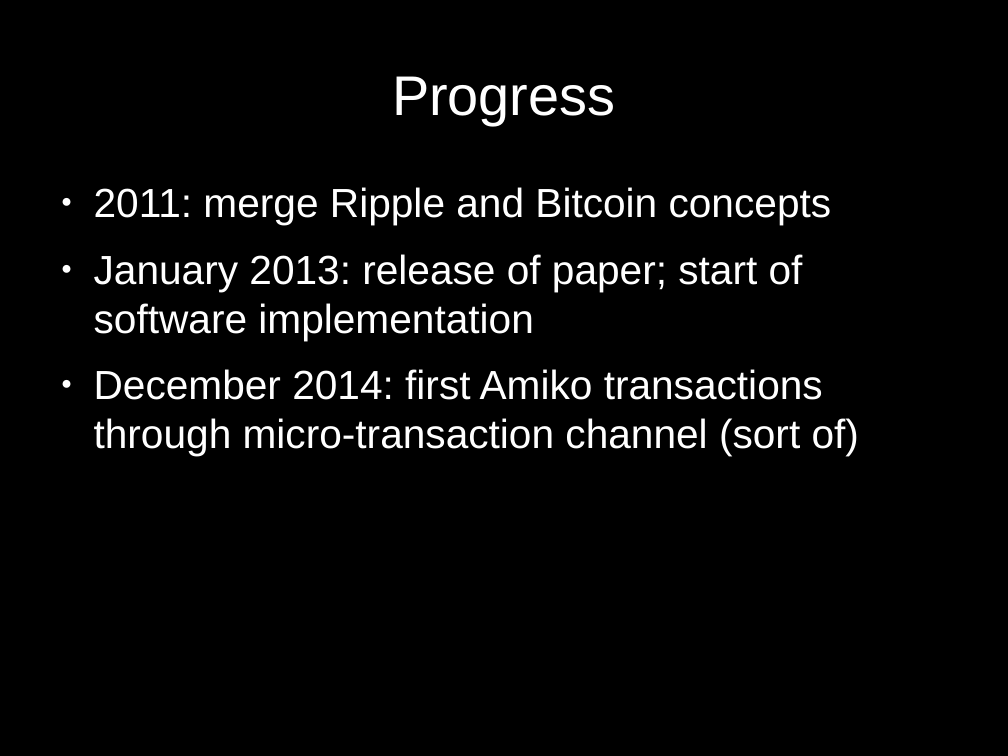
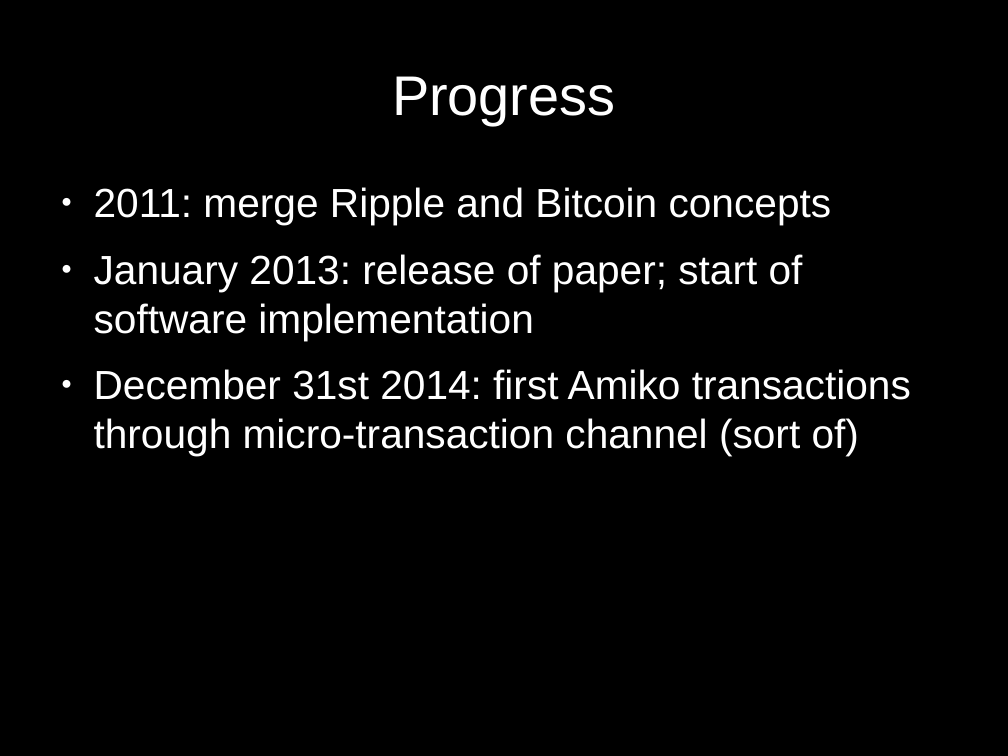
Before and after one commit to cornwarecjp/amiko-pay, a slide deck: slide 32 of doc/presentation.odp (slide 31 before the commit). Drawn at 1008x756 pixels with LibreOffice and Linux fonts; fonts in the diff are those of the drawing. Boxes give left, top, right and bottom in pixels: in the first picture for what was removed or moved away, otherwise in the second. Text is boxed around its words. In the diff, an @@ line names an element or a change of style, - is before the commit and + after.

Commit message:
Small updates to the presentation

```diff
--- a/doc/presentation.odp
+++ b/doc/presentation.odp
@@ text at box(94, 369, 911, 456): text changed @@
-● December 2014: first Amiko transactions through micro-transaction channel (sort of)
+● December 31st 2014: first Amiko transactions through micro-transaction channel (sort of)
```
Also in this commit, not shown: 10 other slides changed, 3 slides added.
